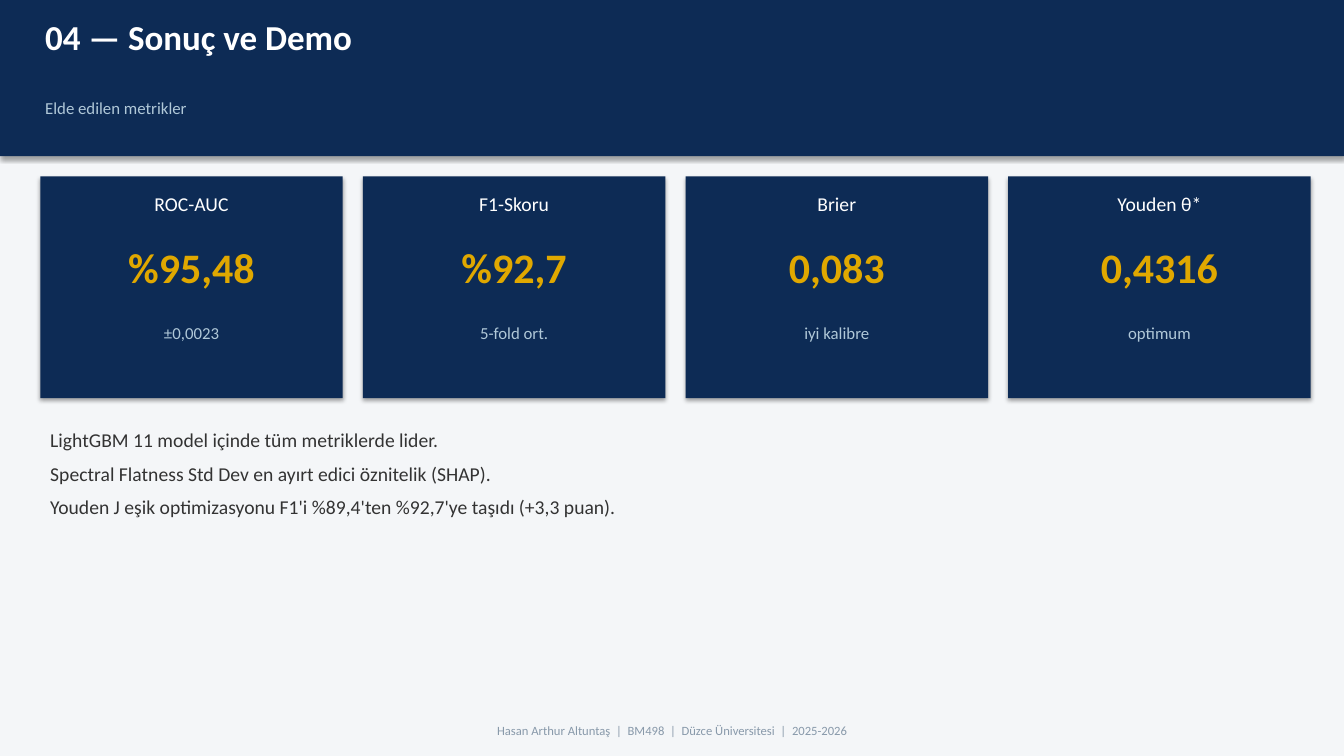
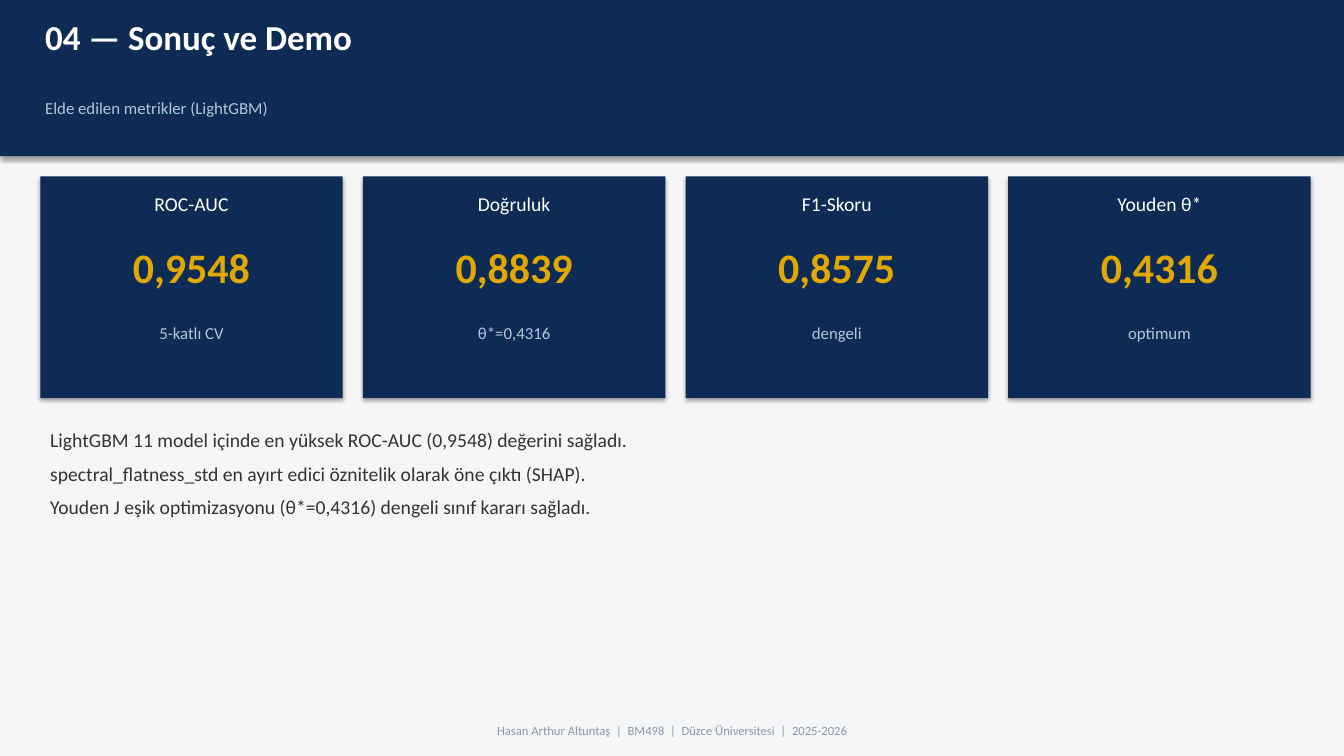
Before and after one commit to Rtur2003/CrownCode, a slide deck: slide 19 of docs/academic/TeslimEdilecekler/Sunumlar/AURIS_Tum_Sunumlar_Birlesik.pptx. Drawn at 1344x756 pixels with LibreOffice and Linux fonts; fonts in the diff are those of the drawing. Boxes give left, top, right and bottom in pixels: in the first picture for what was removed or moved away, otherwise in the second. Text is boxed around its words. In the diff, an @@ line names an element or a change of style, - is before the commit and + after.

```diff
--- a/docs/academic/TeslimEdilecekler/Sunumlar/AURIS_Tum_Sunumlar_Birlesik.pptx
+++ b/docs/academic/TeslimEdilecekler/Sunumlar/AURIS_Tum_Sunumlar_Birlesik.pptx
@@ text at box(45, 102, 267, 117): text changed @@
-Elde edilen metrikler
+Elde edilen metrikler (LightGBM)
@@ text at box(478, 197, 550, 215): text changed @@
-F1-Skoru
+Doğruluk
@@ text at box(802, 197, 872, 211): text changed @@
-Brier
+F1-Skoru
@@ text at box(133, 254, 250, 289): text changed @@
-%95,48
+0,9548
@@ text at box(456, 254, 573, 289): text changed @@
-%92,7
+0,8839
@@ text at box(778, 254, 895, 289): text changed @@
-0,083
+0,8575
@@ text at box(159, 327, 223, 339): text changed @@
-±0,0023
+5-katlı CV
@@ text at box(478, 327, 550, 341): text changed @@
-5-fold ort.
+θ*=0,4316
@@ text at box(812, 327, 862, 342): text changed @@
-iyi kalibre
+dengeli
@@ text at box(50, 433, 627, 518): text changed @@
-LightGBM 11 model içinde tüm metriklerde lider.
-Spectral Flatness Std Dev en ayırt edici öznitelik (SHAP).
-Youden J eşik optimizasyonu F1'i %89,4'ten %92,7'ye taşıdı (+3,3 puan).
+LightGBM 11 model içinde en yüksek ROC-AUC (0,9548) değerini sağladı.
+spectral_flatness_std en ayırt edici öznitelik olarak öne çıktı (SHAP).
+Youden J eşik optimizasyonu (θ*=0,4316) dengeli sınıf kararı sağladı.
```
Also in this commit, not shown: 23 other slides changed, 2 slides added, 2 slides removed, 6 other files.
